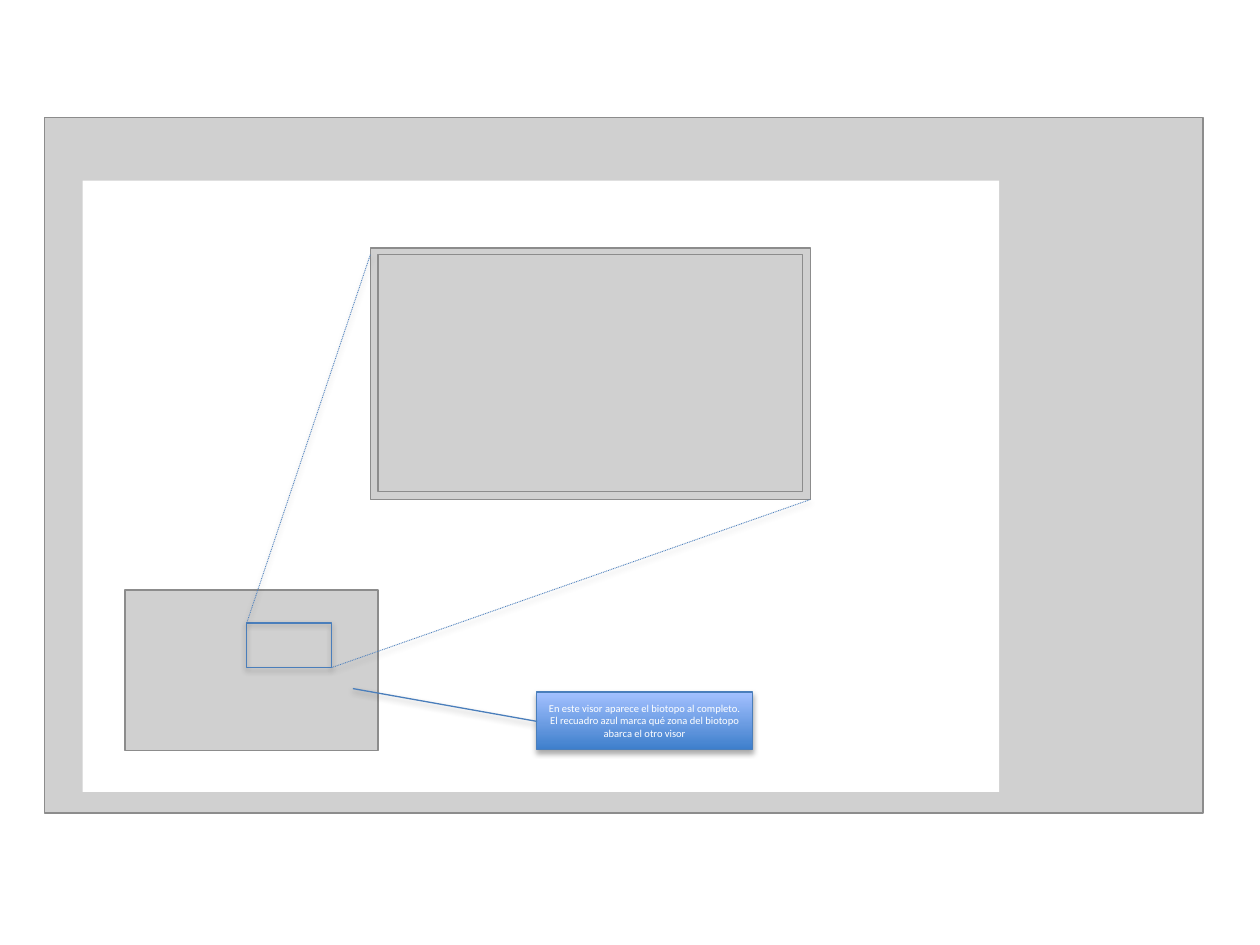
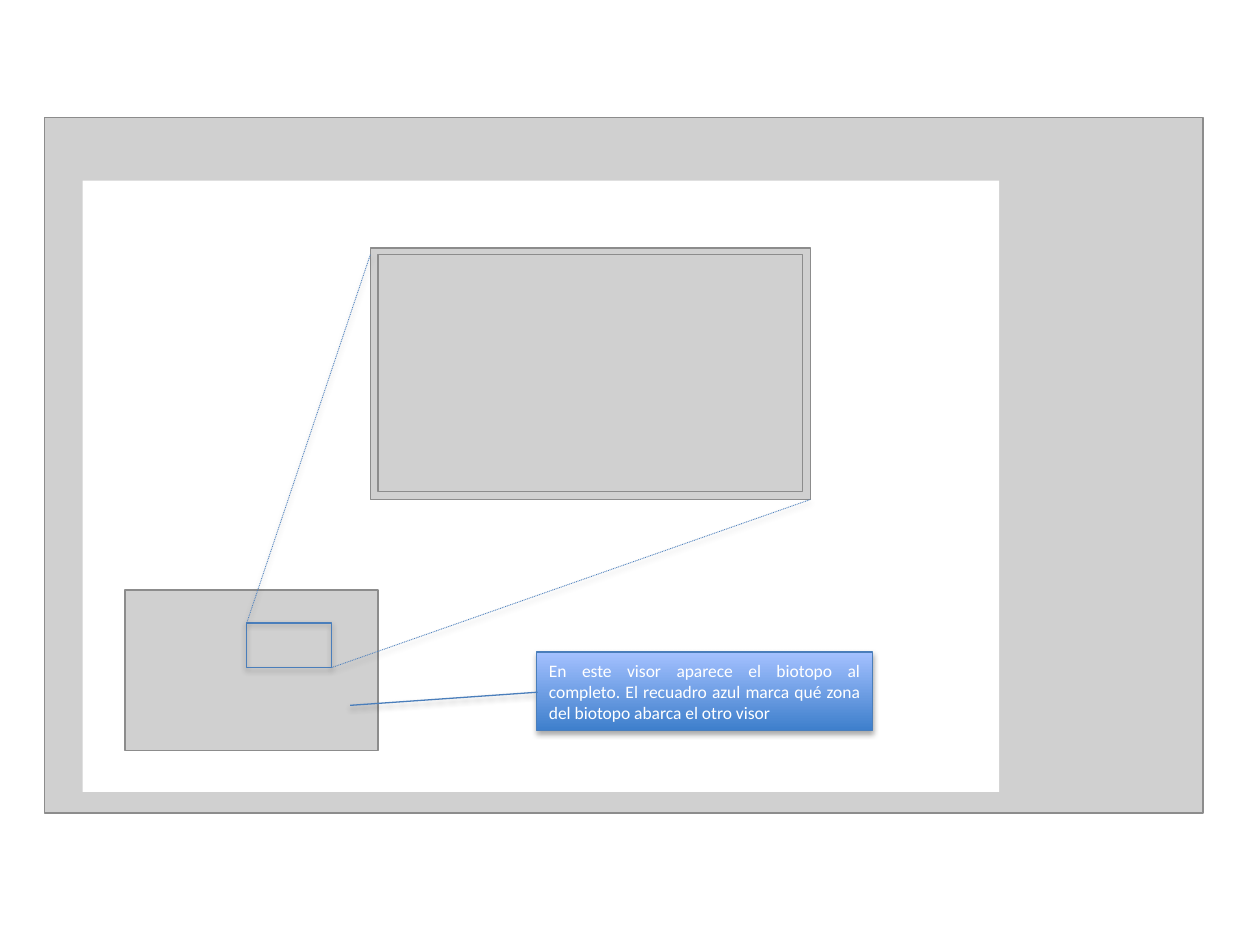
Before and after one commit to salasgar/Archivos-de-Ecosistem, a slide deck: slide 2 of Boceto 1 interfaz Ecosystem.pptx. Drawn at 1260x945 pixels with LibreOffice and Linux fonts; fonts in the diff are those of the drawing; grey boxes stand for pictures. Boxes give left, top, right and bottom in pixels: in the first picture for what was removed or moved away, otherwise in the second. Text is boxed around its words. In the diff, an @@ line names an element or a change of style, - is before the commit and + after.

```diff
--- a/Boceto 1 interfaz Ecosystem.pptx
+++ b/Boceto 1 interfaz Ecosystem.pptx
@@ border callout "En este visor aparece el ...": place and size @@
-border callout "En este visor aparece el ..." at box(537, 692, 752, 748)
+border callout "En este visor aparece el ..." at box(537, 651, 872, 730)
@@ border callout "En este visor aparece el ..." at box(537, 651, 872, 730): size 6 to 10 pt; alignment centre to justified; proportions changed @@
```
Also in this commit, not shown: 3 other slides changed.
